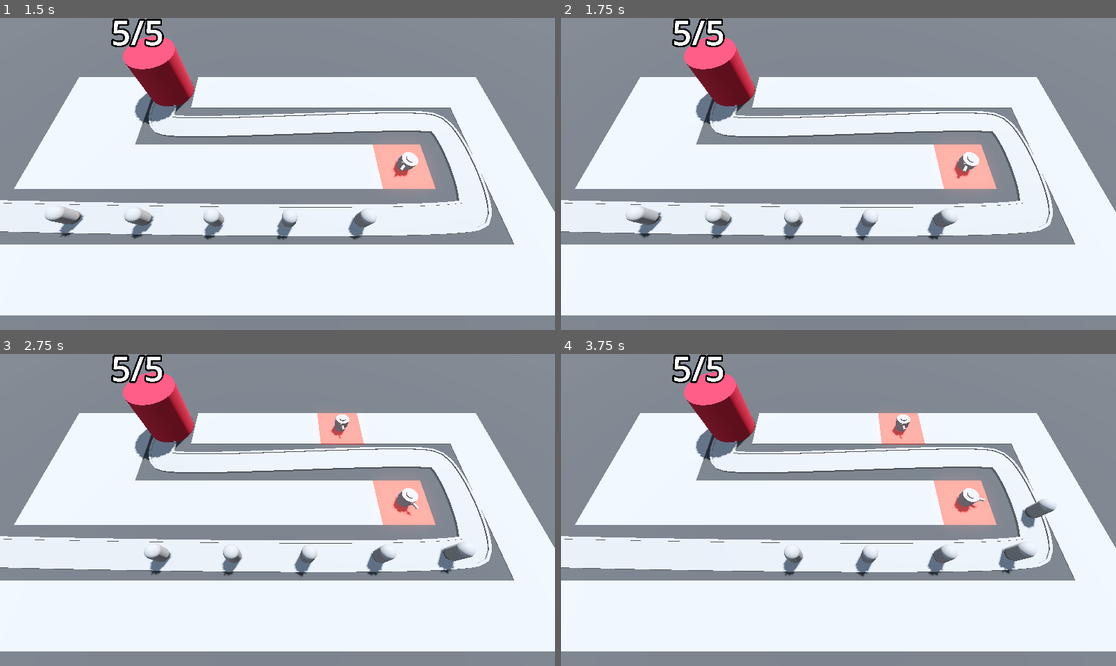
Above: before the commit, frames 1-4 (two rows, left to right).
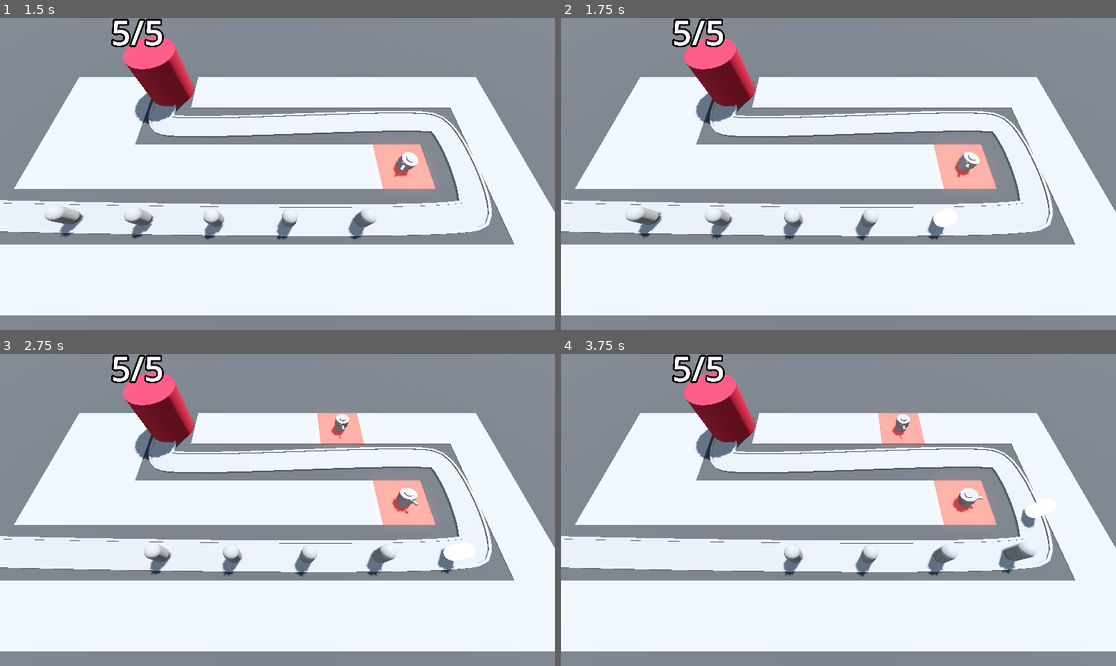
Above: after the commit, the same moments.

Repository: ozgencDev/Barbarian-Blaster
Game: Godot game, scene res://BaseLevel.tscn
The game is run twice, just before and just after one commit, with the same random seed, the same clock (stepped at 60 frames per second) and the same inputs.
Inputs (mouse positions are in pixels of both pictures, inside the frame that each line leads up to):
- Up to frame 1 (1.5 s): move the mouse to (399, 158) at 0.52 s; press the mouse at (399, 158) at 0.53 s; move the mouse to (166, 189) at 1.27 s; release the mouse at (166, 189) at 1.28 s; click (166, 189) at 1.35 s
- Up to frame 2 (1.75 s): no input
- Up to frame 3 (2.75 s): move the mouse to (333, 441) at 2.02 s; press the mouse at (333, 441) at 2.03 s
- Up to frame 4 (3.75 s): move the mouse to (810, 572) at 2.77 s; release the mouse at (810, 572) at 2.78 s; click (810, 572) at 2.85 s; move the mouse to (1005, 556) at 3.52 s; press the mouse at (1005, 556) at 3.53 s

Frame 1 is identical in both runs. In frame 2, 0.2% of the frame differs, in the area x 67-76%, y 42-68%; in frame 3, 0.3%, in the area x 70-86%, y 42-67%; in frame 4, 0.3%.

Commit message:
adds anims for turret and enemy nodes  with animplayer and  import anim player @onready annotation  also we should set reset anim for default state

Diff:
--- a/Enemy/enemy.gd
+++ b/Enemy/enemy.gd
@@ -4,9 +4,12 @@
 @export var speed: float = 1
 @export var max_health := 50
 @onready var base = get_tree().get_first_node_in_group("base")
+@onready var animation_player: AnimationPlayer = $AnimationPlayer
 
 var current_health: int:
 	set(health_in):
+		if health_in < current_health:
+			animation_player.play("TakeDamage")
 		current_health = health_in
 		print(current_health)
 		if(current_health < 1):
--- a/Enemy/enemy.tscn
+++ b/Enemy/enemy.tscn
@@ -1,10 +1,53 @@
-[gd_scene load_steps=4 format=3 uid="uid://bv7gbdkawif84"]
+[gd_scene load_steps=9 format=3 uid="uid://bv7gbdkawif84"]
 
 [ext_resource type="Script" path="res://Enemy/enemy.gd" id="1_7443j"]
 
 [sub_resource type="CapsuleMesh" id="CapsuleMesh_wdc25"]
 
+[sub_resource type="StandardMaterial3D" id="StandardMaterial3D_3a5lj"]
+no_depth_test = true
+shading_mode = 0
+
+[sub_resource type="CapsuleMesh" id="CapsuleMesh_n5x1b"]
+
 [sub_resource type="CapsuleShape3D" id="CapsuleShape3D_djtew"]
+
+[sub_resource type="Animation" id="Animation_0ggo0"]
+resource_name = "TakeDamage"
+length = 0.1
+tracks/0/type = "value"
+tracks/0/imported = false
+tracks/0/enabled = true
+tracks/0/path = NodePath("DamageEffect:visible")
+tracks/0/interp = 1
+tracks/0/loop_wrap = true
+tracks/0/keys = {
+"times": PackedFloat32Array(0, 0.1),
+"transitions": PackedFloat32Array(1, 1),
+"update": 1,
+"values": [true, false]
+}
+
+[sub_resource type="Animation" id="Animation_74qxx"]
+length = 0.001
+tracks/0/type = "value"
+tracks/0/imported = false
+tracks/0/enabled = true
+tracks/0/path = NodePath("DamageEffect:visible")
+tracks/0/interp = 1
+tracks/0/loop_wrap = true
+tracks/0/keys = {
+"times": PackedFloat32Array(0),
+"transitions": PackedFloat32Array(1),
+"update": 1,
+"values": [false]
+}
+
+[sub_resource type="AnimationLibrary" id="AnimationLibrary_p60w0"]
+_data = {
+"RESET": SubResource("Animation_74qxx"),
+"TakeDamage": SubResource("Animation_0ggo0")
+}
 
 [node name="Enemy" type="PathFollow3D"]
 transform = Transform3D(0.999979, 0, 0, 0, 1, 0, 0, 0, 0.999979, 0, 0, 0)
@@ -16,8 +59,19 @@
 transform = Transform3D(1, 0, 0, 0, 1, 0, 0, 0, 1, 0, 1.1, 0)
 mesh = SubResource("CapsuleMesh_wdc25")
 
+[node name="DamageEffect" type="MeshInstance3D" parent="."]
+transform = Transform3D(1, 0, 0, 0, 1, 0, 0, 0, 1, 0, 1.1, 0)
+visible = false
+material_override = SubResource("StandardMaterial3D_3a5lj")
+mesh = SubResource("CapsuleMesh_n5x1b")
+
 [node name="Area3D" type="Area3D" parent="." groups=["enemy_area"]]
 
 [node name="CollisionShape3D" type="CollisionShape3D" parent="Area3D"]
 transform = Transform3D(1, 0, 0, 0, 1, 0, 0, 0, 1, 0, 1.1, 0)
 shape = SubResource("CapsuleShape3D_djtew")
+
+[node name="AnimationPlayer" type="AnimationPlayer" parent="."]
+libraries = {
+"": SubResource("AnimationLibrary_p60w0")
+}
--- a/Turret/turret.gd
+++ b/Turret/turret.gd
@@ -2,6 +2,7 @@
 @export var projectile: PackedScene
 @onready var turret_top: MeshInstance3D = $TurretBase/TurretTop
 @export var turret_range := 10
+@onready var animation_player: AnimationPlayer = $AnimationPlayer
 
 
 var enemy: PathFollow3D
@@ -18,6 +19,7 @@
 	if enemy:
 		var shot = projectile.instantiate()
 		add_child(shot)
+		animation_player.play("TurretRecoil")
 		shot.global_position = turret_top.global_position
 		shot.direction = global_transform.basis.z
 
--- a/Turret/turret.tscn
+++ b/Turret/turret.tscn
@@ -25,6 +25,67 @@
 top_radius = 0.1
 bottom_radius = 0.1
 height = 0.1
+
+[sub_resource type="Animation" id="Animation_gevfa"]
+resource_name = "TurretRecoil"
+length = 0.3
+tracks/0/type = "value"
+tracks/0/imported = false
+tracks/0/enabled = true
+tracks/0/path = NodePath("TurretBase/TurretBarrel:position")
+tracks/0/interp = 1
+tracks/0/loop_wrap = true
+tracks/0/keys = {
+"times": PackedFloat32Array(0, 0.3),
+"transitions": PackedFloat32Array(1, 1),
+"update": 0,
+"values": [Vector3(0, 0.3, 0.516), Vector3(0, 0.3, 0.841)]
+}
+tracks/1/type = "value"
+tracks/1/imported = false
+tracks/1/enabled = true
+tracks/1/path = NodePath("TurretBase:rotation")
+tracks/1/interp = 1
+tracks/1/loop_wrap = true
+tracks/1/keys = {
+"times": PackedFloat32Array(0, 0.3),
+"transitions": PackedFloat32Array(1, 1),
+"update": 0,
+"values": [Vector3(-0.523599, 0, 0), Vector3(0, 0, 0)]
+}
+
+[sub_resource type="Animation" id="Animation_nglic"]
+length = 0.001
+tracks/0/type = "value"
+tracks/0/imported = false
+tracks/0/enabled = true
+tracks/0/path = NodePath("TurretBase/TurretBarrel:position")
+tracks/0/interp = 1
+tracks/0/loop_wrap = true
+tracks/0/keys = {
+"times": PackedFloat32Array(0),
+"transitions": PackedFloat32Array(1),
+"update": 0,
+"values": [Vector3(0, 0.3, 0.841)]
+}
+tracks/1/type = "value"
+tracks/1/imported = false
+tracks/1/enabled = true
+tracks/1/path = NodePath("TurretBase:rotation")
+tracks/1/interp = 1
+tracks/1/loop_wrap = true
+tracks/1/keys = {
+"times": PackedFloat32Array(0),
+"transitions": PackedFloat32Array(1),
+"update": 0,
+"values": [Vector3(0, 0, 0)]
+}
+
+[sub_resource type="AnimationLibrary" id="AnimationLibrary_ouacd"]
+_data = {
+"RESET": SubResource("Animation_nglic"),
+"TurretRecoil": SubResource("Animation_gevfa")
+}
 
 [node name="Turret" type="Node3D"]
 script = ExtResource("1_16l0p")
@@ -53,4 +114,9 @@
 [node name="Timer" type="Timer" parent="."]
 autostart = true
 
+[node name="AnimationPlayer" type="AnimationPlayer" parent="."]
+libraries = {
+"": SubResource("AnimationLibrary_ouacd")
+}
+
 [connection signal="timeout" from="Timer" to="." method="_on_timer_timeout"]
Not shown: 1 places in Turret/turret.tscn that only renumber resources
